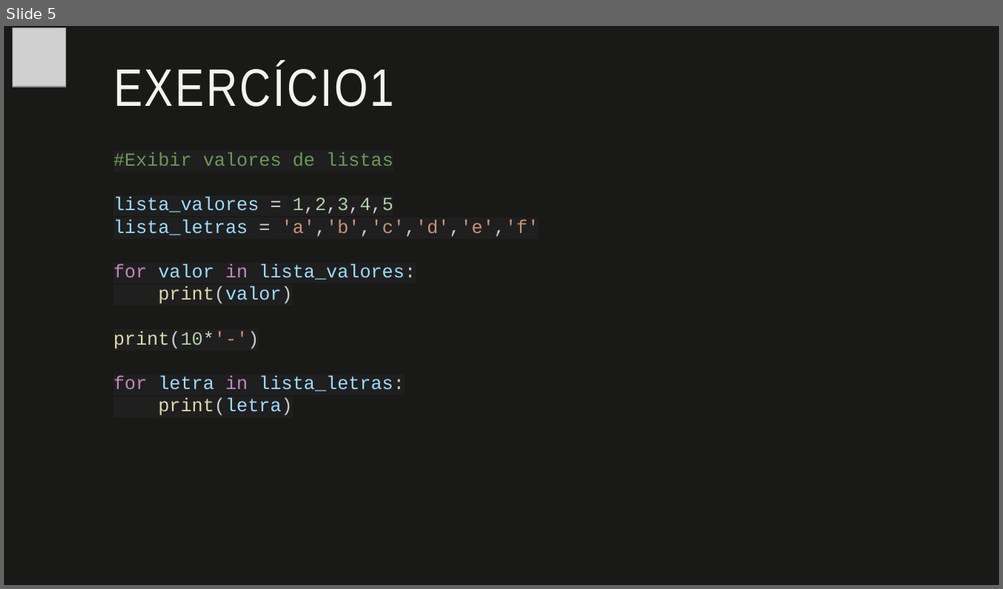
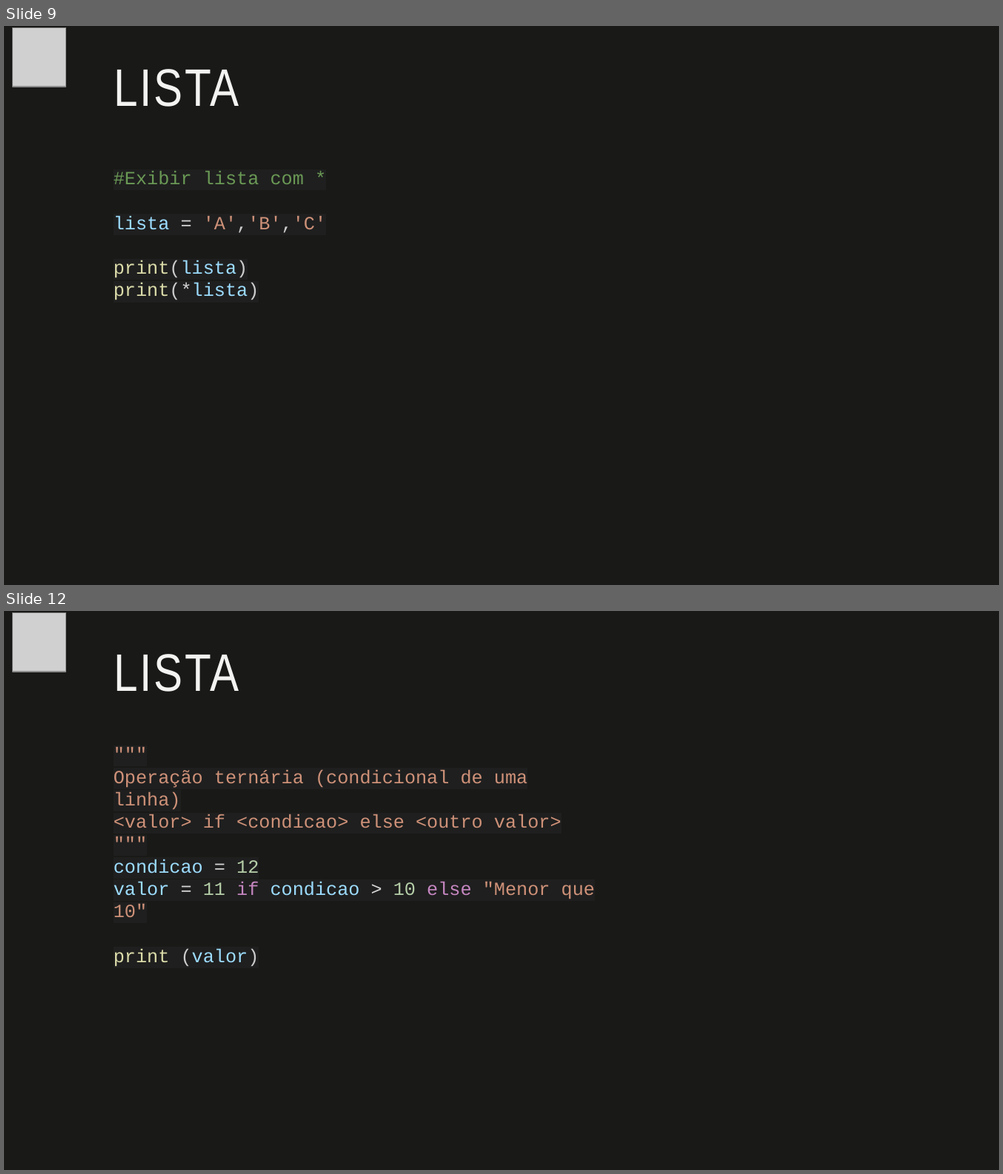
Before and after one commit to fabio-sudo/PythonCurso, a slide deck: Python_Dev/Material Python/9 - Metodos Uteis em Python.pptx. Shown one above the other, each under a label of ours: slide 5 before the commit, slides 9 and 12 after it; the slides between them are not shown. The pictures are 1003x589 and 1003x1174 pixels, drawn with LibreOffice and Linux fonts; fonts in the diff are those of the drawing; grey boxes stand for pictures. Boxes give left, top, right and bottom in pixels: in the first picture for what was removed or moved away, otherwise in the second. Text is boxed around its words. In the diff, an @@ line names an element or a change of style, - is before the commit and + after.

```diff
--- a/Python_Dev/Material Python/9 - Metodos Uteis em Python.pptx
+++ b/Python_Dev/Material Python/9 - Metodos Uteis em Python.pptx
@@ slide 12 added at [4, 611, 999, 1170], background #191917 @@
@@ picture added at [12, 612, 66, 672] @@
@@ title added at [114, 654, 239, 692], 51 pt, text #F3F3F2 @@
+LISTA
@@ text added at [114, 769, 595, 967], 18 pt, text #CE9178 @@
+"""
+Operação ternária (condicional de uma linha)
+<valor> if <condicao> else <outro valor>
+"""
+condicao = 12
+valor = 11 if condicao > 10 else "Menor que 10"
+print (valor)
@@ what was slide 5 is now slide 9 @@
@@ slide 9 changed as well @@
@@ title at [114, 69, 239, 107]: text changed @@
-EXERCÍCIO1
+LISTA
@@ text removed at [114, 153, 539, 416] @@
-#Exibir valores de listas
-lista_valores = 1,2,3,4,5
-lista_letras = 'a','b','c','d','e','f'
-for valor in lista_valores:
-print(valor)
-print(10*'-')
-for letra in lista_letras:
-print(letra)
@@ text added at [114, 171, 326, 301], 18 pt, text #6A9955 @@
+#Exibir lista com *
+lista = 'A','B','C'
+print(lista)
+print(*lista)
```
Also in this commit, not shown: 10 other slides added, 22 slides removed, 8 other files.
